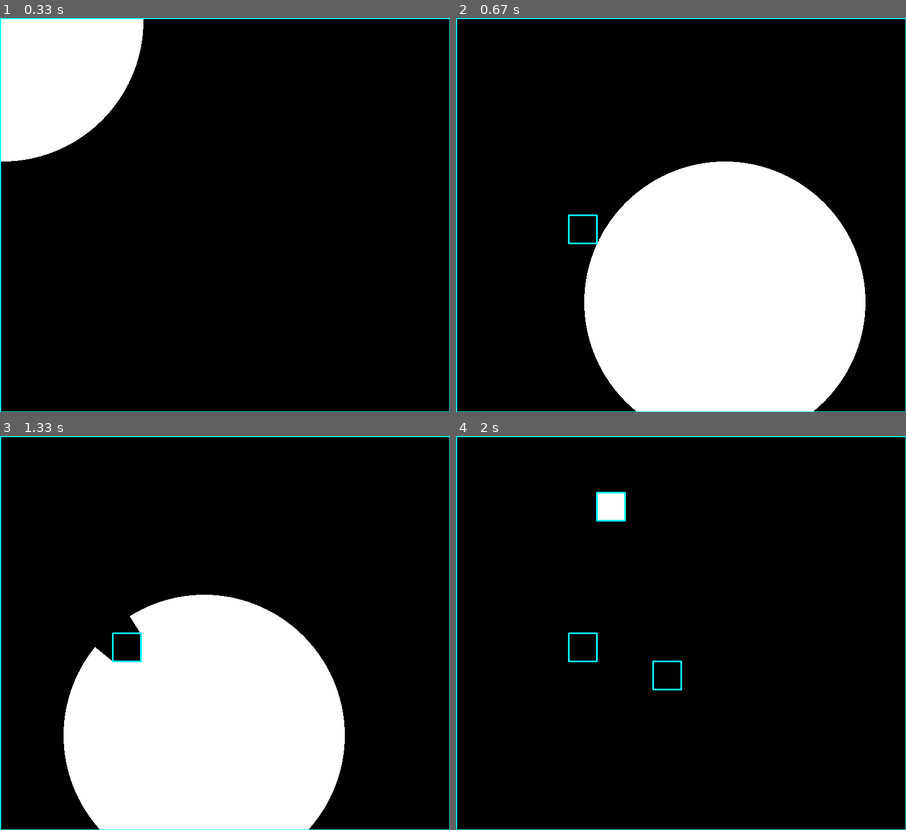
Above: before the commit, frames 1-4 (two rows, left to right).
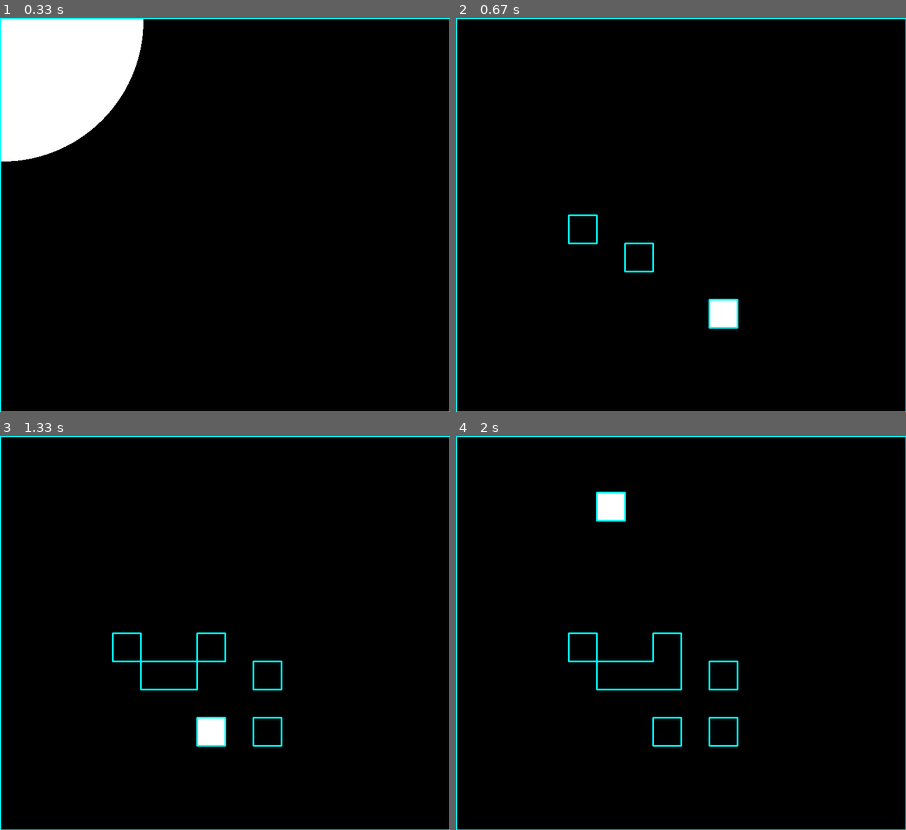
Above: after the commit, the same moments.

Repository: SushiOnToast/2D-raycasting-with-pygame
Game: pygame game, started from main.py
Two runs of this game, one before a commit and one after it. Both use one fixed random seed, a clock stepped at 60 frames per second and the inputs below.
Inputs (mouse positions are in pixels of both pictures, inside the frame that each line leads up to):
- Up to frame 1 (0.33 s): no input
- Up to frame 2 (0.67 s): press the mouse at (573, 218) at 0.37 s; move the mouse to (649, 258) at 0.47 s; release the mouse at (726, 301) at 0.6 s
- Up to frame 3 (1.33 s): press the mouse at (117, 636) at 0.7 s; move the mouse to (198, 652) at 0.8 s; release the mouse at (279, 668) at 0.93 s; press the mouse at (117, 636) at 1.03 s; move the mouse to (162, 684) at 1.13 s; release the mouse at (202, 735) at 1.27 s
- Up to frame 4 (2 s): click (681, 680) at 1.38 s; click (609, 502) at 1.72 s

Frame 1 is identical in both runs. In frame 2, 32% of the frame differs, in the area x 28-91%, y 36-100%; in frame 3, 30%; in frame 4, 0.6%.

Commit message:
add click and drag for tiles

Diff:
--- a/main.py
+++ b/main.py
@@ -13,6 +13,8 @@
 
     lighting = LightingEffect()
 
+    dragging = False  # Track whether the mouse is being held down
+
     running = True
     while running:
         # Event handling
@@ -20,12 +22,20 @@
             if event.type == pygame.QUIT:
                 running = False
             elif event.type == pygame.MOUSEBUTTONDOWN:
-                if event.button == 1:  # Left mouse click
-                    mouse_x, mouse_y = pygame.mouse.get_pos()
-                    # Snap click to nearest grid cell
-                    grid_x = (mouse_x // GRID_SIZE) * GRID_SIZE
-                    grid_y = (mouse_y // GRID_SIZE) * GRID_SIZE
-                    grid_obstacles.append(pygame.Rect(grid_x, grid_y, GRID_SIZE, GRID_SIZE))
+                if event.button == 1:
+                    dragging = True  # Start dragging
+            elif event.type == pygame.MOUSEBUTTONUP:
+                if event.button == 1:
+                    dragging = False  # Stop dragging
+
+        if dragging:
+            # Add tile under mouse position during drag
+            mouse_x, mouse_y = pygame.mouse.get_pos()
+            grid_x = (mouse_x // GRID_SIZE) * GRID_SIZE
+            grid_y = (mouse_y // GRID_SIZE) * GRID_SIZE
+            new_tile = pygame.Rect(grid_x, grid_y, GRID_SIZE, GRID_SIZE)
+            if new_tile not in grid_obstacles:
+                grid_obstacles.append(new_tile)
 
         screen.fill("black")
 
@@ -40,7 +50,6 @@
         for obstacle in grid_obstacles:
             pygame.draw.rect(screen, (0, 0, 0), obstacle)
 
-        # Update lighting polygon based on new intersections and draw it
         lighting.update(player_pos, points)
         lighting.draw(screen)
 
